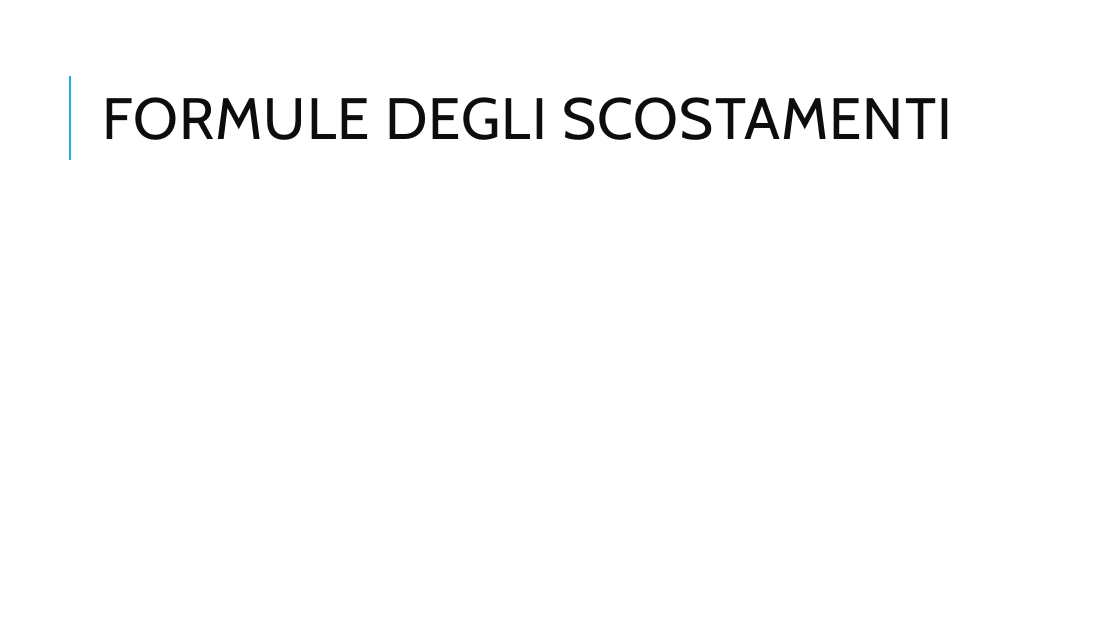
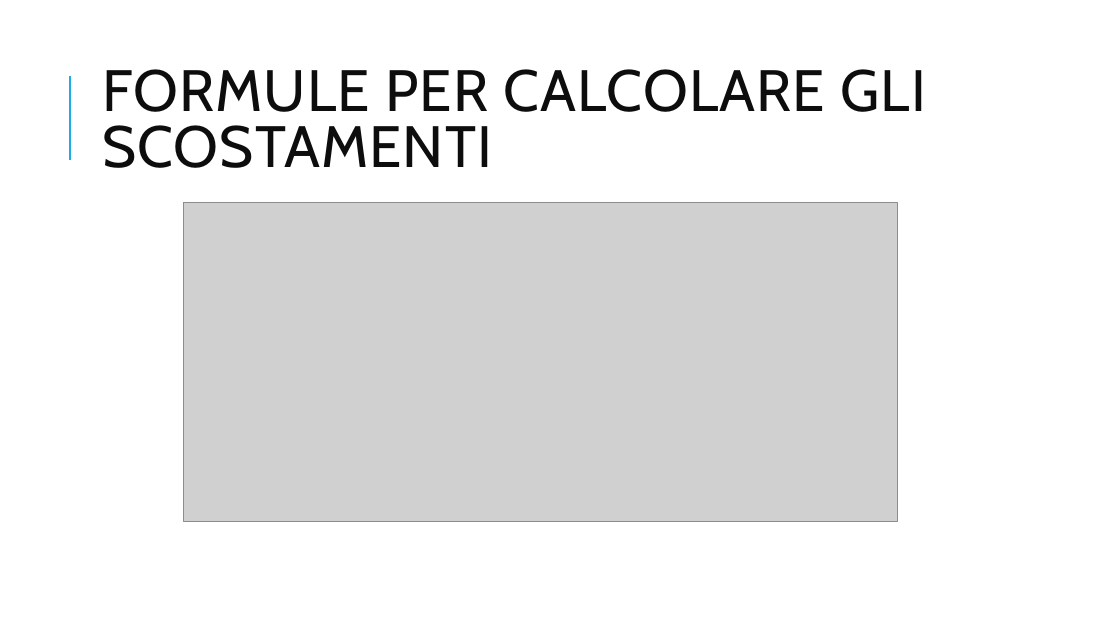
Before and after one commit to VinciGit00/SCGProject, a slide deck: slide 9 of Document/PresentazioneProgetto.pptx. Drawn at 1120x630 pixels with LibreOffice and Linux fonts; fonts in the diff are those of the drawing; grey boxes stand for pictures. Boxes give left, top, right and bottom in pixels: in the first picture for what was removed or moved away, otherwise in the second. Text is boxed around its words. In the diff, an @@ line names an element or a change of style, - is before the commit and + after.

```diff
--- a/Document/PresentazioneProgetto.pptx
+++ b/Document/PresentazioneProgetto.pptx
@@ title at [102, 69, 926, 168]: text changed @@
-FORMULE DEGLI SCOSTAMENTI
+FORMULE PER CALCOLARE GLI SCOSTAMENTI
@@ picture added at [184, 202, 898, 521] @@
```
Also in this commit, not shown: 3 other slides changed, 2 slides added, 19 other files.
